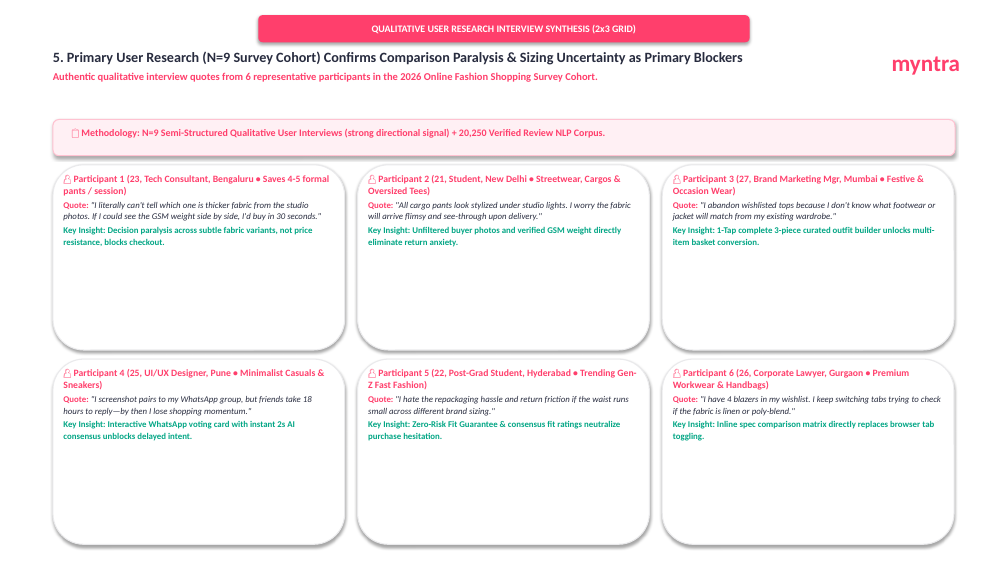
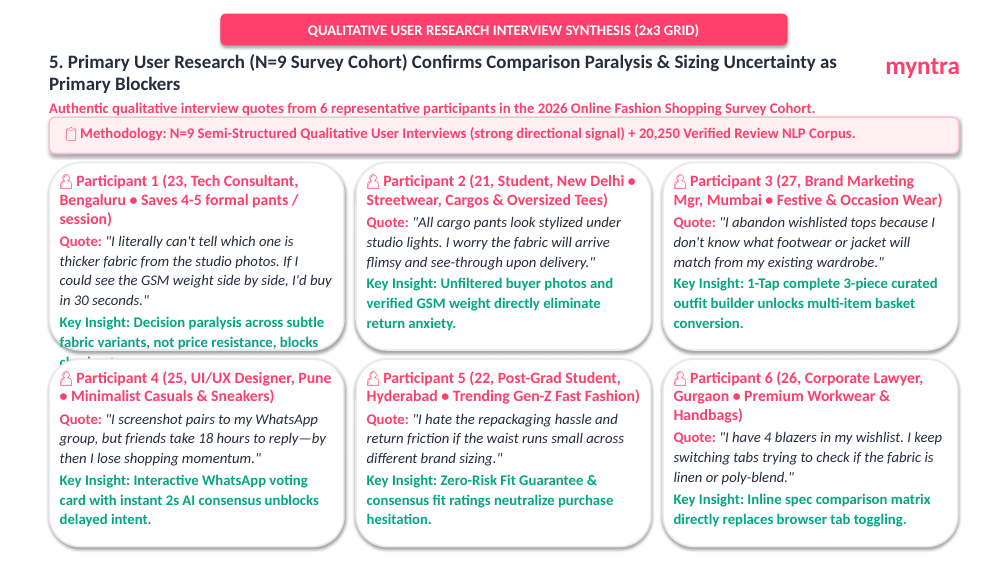
Before and after one commit to akhyashukla03/myntra, a slide deck: slide 5 of Myntra_Wishlist_Studio_10_Slide_Deck.pptx. Drawn at 1008x567 pixels with LibreOffice and Linux fonts; fonts in the diff are those of the drawing. Boxes give left, top, right and bottom in pixels: in the first picture for what was removed or moved away, otherwise in the second. Text is boxed around its words. In the diff, an @@ line names an element or a change of style, - is before the commit and + after.

Commit message:
fix(pptx): enforce strict minimum 14pt font size across all 10 presentation slides per evaluation guidelines

```diff
--- a/Myntra_Wishlist_Studio_10_Slide_Deck.pptx
+++ b/Myntra_Wishlist_Studio_10_Slide_Deck.pptx
@@ rounded rectangle "QUALITATIVE USER RESEARCH INTERVIEW SYNTHESIS ..." at bbox=[221, 14, 788, 45]: size 9.5 to 14 pt @@
@@ rounded rectangle "QUALITATIVE USER RESEARCH INTERVIEW SYNTHESIS ...": place and size @@
-rounded rectangle "QUALITATIVE USER RESEARCH INTERVIEW SYNTHESIS ..." at bbox=[259, 15, 750, 42]
+rounded rectangle "QUALITATIVE USER RESEARCH INTERVIEW SYNTHESIS ..." at bbox=[221, 14, 788, 45]
@@ text "5. Primary User Research (N=9 ..." at bbox=[49, 54, 837, 117]: size 13.5 to 18 pt in "5. Primary User Research (N=9 Survey Cohort) ..."; size 10 to 14 pt in "Authentic qualitative interview quotes from 6 representative ..." @@
@@ text "myntra" at bbox=[885, 58, 960, 78]: size 22 to 24 pt @@
@@ rounded rectangle: place and size @@
-rounded rectangle at bbox=[53, 119, 955, 156]
+rounded rectangle at bbox=[49, 117, 959, 154]
@@ rounded rectangle at bbox=[49, 117, 959, 154]: outline #FFC2D1 1 pt to #FFC2D1 1.5 pt @@
@@ text "📋 Methodology: N=9 Semi-Structured Qualitative ..." at bbox=[80, 127, 856, 141]: size 9.5 to 14 pt @@
@@ rounded rectangle: place and size @@
-rounded rectangle at bbox=[53, 165, 345, 350]
+rounded rectangle at bbox=[49, 163, 344, 350]
@@ text "👤 Participant 1 (23, Tech ..." at bbox=[60, 174, 332, 351]: size 9.2 to 15 pt in "👤 Participant 1 (23, Tech Consultant, Bengaluru ..."; size 8.4 to 14 pt in "Quote: "I literally can't tell which one ...", "Key Insight: Decision paralysis across subtle fabric ..."; line spacing 1.1 to 1.12 @@
@@ text "👤 Participant 2 (21, Student, ..." at bbox=[367, 174, 624, 331]: size 9.2 to 15 pt in "👤 Participant 2 (21, Student, New Delhi ..."; size 8.4 to 14 pt in "Quote: "All cargo pants look stylized under ...", "Key Insight: Unfiltered buyer photos and verified ..."; line spacing 1.1 to 1.12 @@
@@ rounded rectangle: place and size @@
-rounded rectangle at bbox=[662, 165, 954, 350]
+rounded rectangle at bbox=[663, 163, 958, 350]
@@ text "👤 Participant 3 (27, Brand ..." at bbox=[674, 174, 943, 328]: size 9.2 to 15 pt in "👤 Participant 3 (27, Brand Marketing Mgr, ..."; size 8.4 to 14 pt in "Quote: "I abandon wishlisted tops because I ...", "Key Insight: 1-Tap complete 3-piece curated outfit ..."; line spacing 1.1 to 1.12 @@
@@ rounded rectangle: place and size @@
-rounded rectangle at bbox=[53, 359, 345, 544]
+rounded rectangle at bbox=[49, 359, 344, 547]
@@ outline #EAEAEC 1 pt to #EAEAEC 1.5 pt in 6 elements at bbox=[356, 163, 651, 350], bbox=[356, 359, 651, 547], bbox=[49, 163, 344, 350], bbox=[663, 163, 958, 350], bbox=[49, 359, 344, 547], bbox=[663, 359, 958, 547] @@
@@ rounded rectangle: place and size @@
-rounded rectangle at bbox=[662, 359, 954, 544]
+rounded rectangle at bbox=[663, 359, 958, 547]
@@ text "👤 Participant 4 (25, UI/UX ..." at bbox=[60, 371, 331, 527]: size 9.2 to 15 pt in "👤 Participant 4 (25, UI/UX Designer, Pune ..."; size 8.4 to 14 pt in "Quote: "I screenshot pairs to my WhatsApp ...", "Key Insight: Interactive WhatsApp voting card with ..."; line spacing 1.1 to 1.12 @@
@@ text "👤 Participant 5 (22, Post-Grad ..." at bbox=[367, 371, 640, 524]: size 9.2 to 15 pt in "👤 Participant 5 (22, Post-Grad Student, Hyderabad ..."; size 8.4 to 14 pt in "Quote: "I hate the repackaging hassle and ...", "Key Insight: Zero-Risk Fit Guarantee & consensus ..."; line spacing 1.1 to 1.12 @@
@@ text "👤 Participant 6 (26, Corporate ..." at bbox=[674, 371, 942, 527]: size 9.2 to 15 pt in "👤 Participant 6 (26, Corporate Lawyer, Gurgaon ..."; size 8.4 to 14 pt in "Quote: "I have 4 blazers in my ...", "Key Insight: Inline spec comparison matrix directly ..."; line spacing 1.1 to 1.12 @@
```
Also in this commit, not shown: 9 other slides changed, 2 other files.
